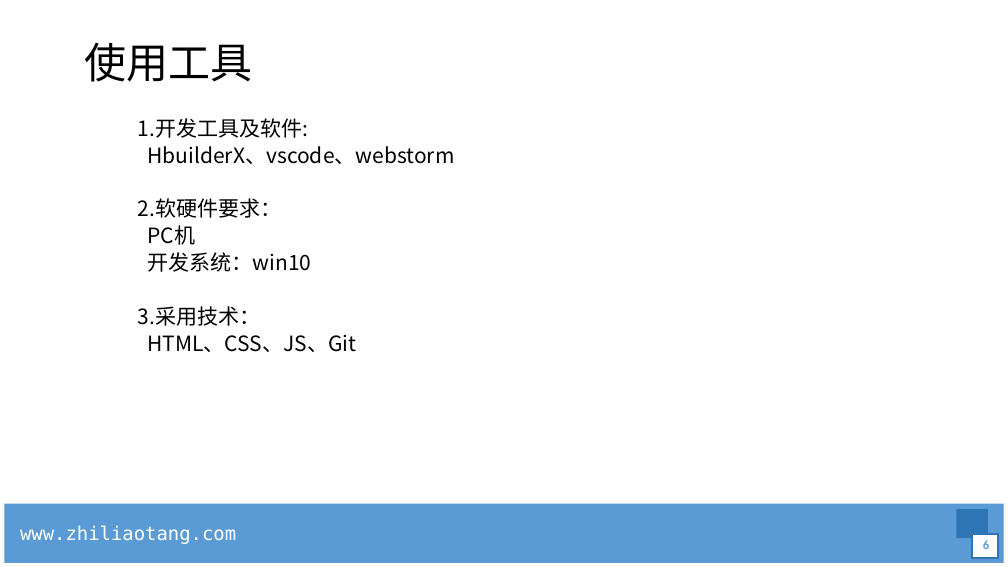
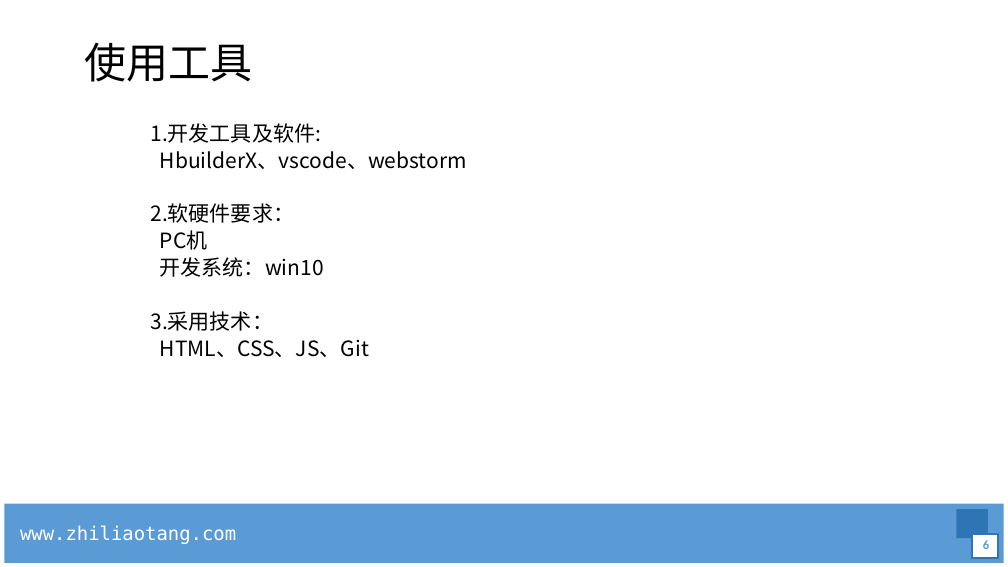
Before and after one commit to 6luckysong6/zhanku, a slide deck: slide 6 of 项目考核.pptx. Drawn at 1008x567 pixels with LibreOffice and Linux fonts; fonts in the diff are those of the drawing; background and template pictures are left out. Boxes give left, top, right and bottom in pixels: in the first picture for what was removed or moved away, otherwise in the second. Text is boxed around its words. In the diff, an @@ line names an element or a change of style, - is before the commit and + after.

```diff
--- a/项目考核.pptx
+++ b/项目考核.pptx
@@ text "1.开发工具及软件:": place and size @@
-text "1.开发工具及软件:" at <box>138,118,454,352</box>
+text "1.开发工具及软件:" at <box>150,123,467,357</box>
```
Also in this commit, not shown: 4 other slides changed, 1 slide added, 2 slides removed, 2 other files.
